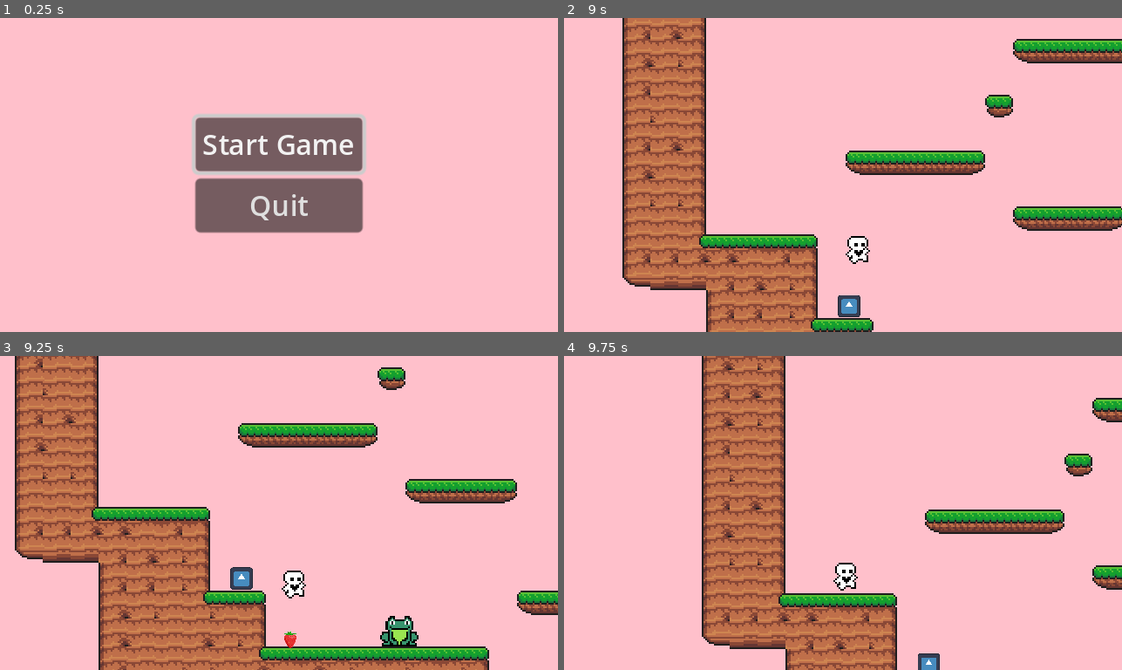
Above: before the commit, frames 1-4 (two rows, left to right).
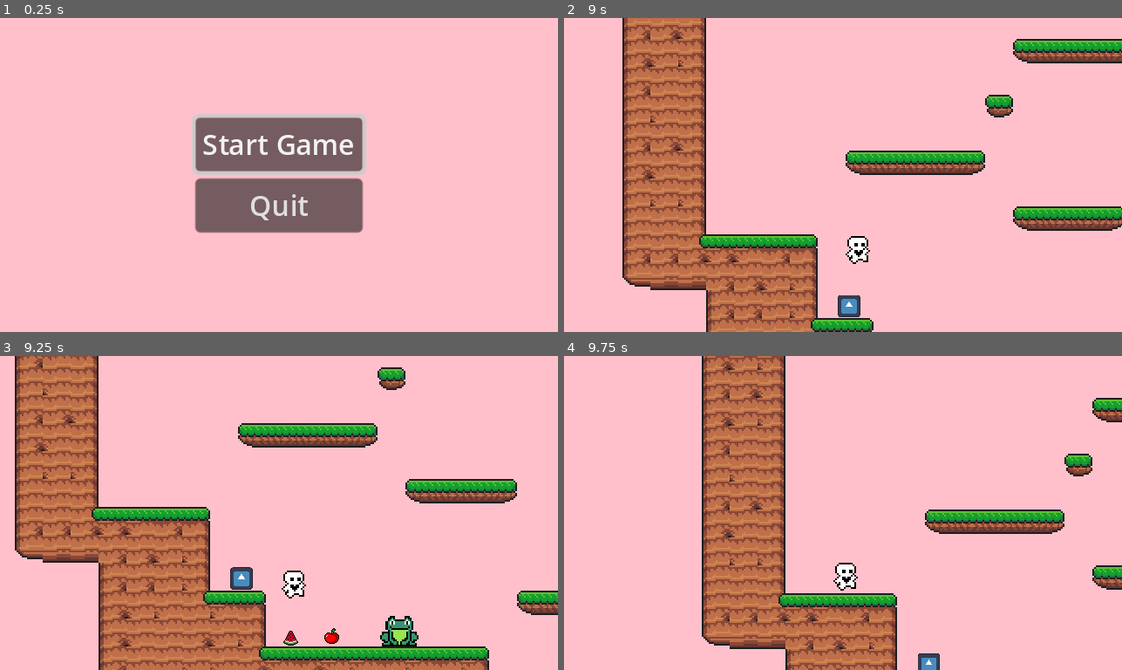
Above: after the commit, the same moments.

Repository: alwong18/AnimalExplorer
Game: Godot game, scene res://Scenes/start_menu.tscn
The game is run twice, just before and just after one commit, with the same random seed, the same clock (stepped at 60 frames per second) and the same inputs. The engine's default icon, where the game draws it, is replaced by a stand-in: a white triangle on a blue panel in a dark square.
Inputs:
- Up to frame 1 (0.25 s): no input
- Up to frame 2 (9 s): click "Start Game" at 0.5 s; hold Right (move_right) 1.28-2.78 s; tap Up (move_up) at 1.52, 2.27, 3.77, 4.52, 5.27, 6.77, 7.52, 8.27 s; hold Left (move_left) 2.78-3.53 s; hold Right (move_right) 3.53-5.03 s; hold Left (move_left) 5.03-5.78 s; hold Right (move_right) 5.78-6.53 s; hold Left (move_left) 6.53-8.03 s; hold Right (move_right) from 8.03 s (still down)
- Up to frame 3 (9.25 s): keep holding Right (move_right)
- Up to frame 4 (9.75 s): keep holding Right (move_right)

Frames 1-2 are identical in both runs. In frame 3, 0.2% of the frame differs, in the area x 50-61%, y 86-94%; in frame 4, nothing differs.

Commit message:
imported current resources

Diff:
--- a/Scenes/level_one.tscn
+++ b/Scenes/level_one.tscn
@@ -1,9 +1,11 @@
-[gd_scene load_steps=5 format=3 uid="uid://7040oaj7p6kp"]
+[gd_scene load_steps=7 format=3 uid="uid://c5iq2wtyen0rd"]
 
 [ext_resource type="PackedScene" uid="uid://k5rl6ostil4q" path="res://Scenes/World.tscn" id="1_7hj86"]
 [ext_resource type="PackedScene" uid="uid://cw6ygm8ak2lp4" path="res://Scenes/level_1_tile_map.tscn" id="2_x3bm2"]
-[ext_resource type="PackedScene" uid="uid://cll5bggptsttw" path="res://berries.tscn" id="3_pbbn2"]
+[ext_resource type="PackedScene" uid="uid://sxvpbxfepvh5" path="res://berries.tscn" id="3_pbbn2"]
 [ext_resource type="PackedScene" uid="uid://ih5icn2d6tff" path="res://key_1.tscn" id="4_sfn3w"]
+[ext_resource type="PackedScene" uid="uid://cgtfxljvg2lt5" path="res://apple.tscn" id="5_jg8ru"]
+[ext_resource type="PackedScene" uid="uid://b5adjukue6psi" path="res://grape.tscn" id="6_vc1c2"]
 
 [node name="LevelOne" instance=ExtResource("1_7hj86")]
 
@@ -18,3 +20,10 @@
 
 [node name="Key1" parent="." index="4" instance=ExtResource("4_sfn3w")]
 position = Vector2(50, 57)
+
+[node name="Apple" parent="." index="5" instance=ExtResource("5_jg8ru")]
+position = Vector2(102, 91)
+
+[node name="Grape" parent="." index="6" instance=ExtResource("6_vc1c2")]
+position = Vector2(230, 124)
+scale = Vector2(0.5, 0.5)
--- /dev/null
+++ b/Scripts/Apple.gd
@@ -0,0 +1,7 @@
+extends Area2D
+
+func _on_body_entered(body):
+	queue_free()
+	var Apple = get_tree().get_nodes_in_group("Apple")
+	if Apple.size() == 0.25:
+		print("Level Completed")
--- /dev/null
+++ b/Scripts/Grape.gd
@@ -0,0 +1,7 @@
+extends Area2D
+
+func _on_body_entered(body):
+	queue_free()
+	var grape = get_tree().get_nodes_in_group("grape")
+	if grape.size() == 0.25:
+		print("Level Completed")
--- /dev/null
+++ b/Scripts/trophy.gd
@@ -0,0 +1,9 @@
+extends Area2D
+
+
+
+func _on_body_entered(body):
+	queue_free()
+	var trophy = get_tree().get_nodes_in_group("trophy")
+	if trophy.size() == 0.25:
+		print("Level Completed")
--- /dev/null
+++ b/apple.tscn
@@ -0,0 +1,23 @@
+[gd_scene load_steps=4 format=3 uid="uid://cgtfxljvg2lt5"]
+
+[ext_resource type="Script" path="res://Scripts/Apple.gd" id="1_4v7nn"]
+[ext_resource type="Texture2D" uid="uid://clyxy2ikw6gp6" path="res://apple.png" id="2_2q1er"]
+
+[sub_resource type="CircleShape2D" id="CircleShape2D_hvq4y"]
+
+[node name="Apple" type="Area2D"]
+scale = Vector2(0.5, 0.5)
+collision_layer = 0
+collision_mask = 2
+script = ExtResource("1_4v7nn")
+
+[node name="Sprite2D" type="Sprite2D" parent="."]
+light_mask = 0
+visibility_layer = 2
+texture = ExtResource("2_2q1er")
+
+[node name="CollisionShape2D" type="CollisionShape2D" parent="."]
+position = Vector2(0, -2)
+shape = SubResource("CircleShape2D_hvq4y")
+
+[connection signal="body_entered" from="." to="." method="_on_body_entered"]
--- a/berries.tscn
+++ b/berries.tscn
@@ -1,22 +1,20 @@
-[gd_scene load_steps=4 format=3 uid="uid://cll5bggptsttw"]
+[gd_scene load_steps=4 format=3 uid="uid://sxvpbxfepvh5"]
 
-[ext_resource type="Script" path="res://berries.gd" id="1_evops"]
-[ext_resource type="Texture2D" uid="uid://ukupcrq1x3f7" path="res://strawberry-pixel-art-png.png" id="1_nqymy"]
+[ext_resource type="Script" path="res://Scripts/berries.gd" id="1_ey1cp"]
+[ext_resource type="Texture2D" uid="uid://dqyohk0ihcbh3" path="res://watermelon.png" id="2_e82ms"]
 
 [sub_resource type="CircleShape2D" id="CircleShape2D_bc6pa"]
 
 [node name="Berries" type="Area2D" groups=["Berries"]]
-scale = Vector2(0.25, 0.25)
+scale = Vector2(0.5, 0.5)
 collision_layer = 0
 collision_mask = 2
-script = ExtResource("1_evops")
+script = ExtResource("1_ey1cp")
 
 [node name="Sprite2D" type="Sprite2D" parent="."]
-scale = Vector2(0.1, 0.1)
-texture = ExtResource("1_nqymy")
+texture = ExtResource("2_e82ms")
 
 [node name="CollisionShape2D" type="CollisionShape2D" parent="."]
-scale = Vector2(2, 2)
 shape = SubResource("CircleShape2D_bc6pa")
 
 [connection signal="body_entered" from="." to="." method="_on_body_entered"]
--- /dev/null
+++ b/crown.gd
@@ -0,0 +1,8 @@
+extends Area2D
+
+
+func _on_body_entered(body):
+	queue_free()
+	var crown = get_tree().get_nodes_in_group("crown")
+	if crown.size() == 0.25:
+		print("Level Completed")
--- /dev/null
+++ b/crown.tscn
@@ -0,0 +1,22 @@
+[gd_scene load_steps=4 format=3 uid="uid://b2hgiy2wj8ro3"]
+
+[ext_resource type="Script" path="res://crown.gd" id="1_qf1b0"]
+[ext_resource type="Texture2D" uid="uid://bbe7m8fthnqq2" path="res://crown.png" id="2_uvsn8"]
+
+[sub_resource type="RectangleShape2D" id="RectangleShape2D_551iq"]
+size = Vector2(28, 31)
+
+[node name="crown" type="Area2D"]
+collision_layer = 0
+collision_mask = 2
+script = ExtResource("1_qf1b0")
+
+[node name="Sprite2D" type="Sprite2D" parent="."]
+position = Vector2(0, -6)
+texture = ExtResource("2_uvsn8")
+
+[node name="CollisionShape2D" type="CollisionShape2D" parent="."]
+position = Vector2(-1, -6.5)
+shape = SubResource("RectangleShape2D_551iq")
+
+[connection signal="body_entered" from="." to="." method="_on_body_entered"]
--- /dev/null
+++ b/grape.tscn
@@ -0,0 +1,22 @@
+[gd_scene load_steps=4 format=3 uid="uid://b5adjukue6psi"]
+
+[ext_resource type="Script" path="res://Scripts/Grape.gd" id="1_2q6av"]
+[ext_resource type="Texture2D" uid="uid://bbs3yrhk3um0m" path="res://grape.png" id="2_2kiay"]
+
+[sub_resource type="CapsuleShape2D" id="CapsuleShape2D_gv7hd"]
+radius = 9.0
+height = 24.0
+
+[node name="Grape" type="Area2D"]
+collision_layer = 0
+collision_mask = 2
+script = ExtResource("1_2q6av")
+
+[node name="Sprite2D" type="Sprite2D" parent="."]
+texture = ExtResource("2_2kiay")
+
+[node name="CollisionShape2D" type="CollisionShape2D" parent="."]
+position = Vector2(0, -3)
+shape = SubResource("CapsuleShape2D_gv7hd")
+
+[connection signal="body_entered" from="." to="." method="_on_body_entered"]
--- a/key_1.tscn
+++ b/key_1.tscn
@@ -1,6 +1,6 @@
 [gd_scene load_steps=4 format=3 uid="uid://ih5icn2d6tff"]
 
-[ext_resource type="Script" path="res://Key1.gd" id="1_ebbmm"]
+[ext_resource type="Script" path="res://Scripts/Key1.gd" id="1_ebbmm"]
 [ext_resource type="Texture2D" uid="uid://k1pyxw5c65iq" path="res://icon.svg" id="2_e4mor"]
 
 [sub_resource type="RectangleShape2D" id="RectangleShape2D_ci006"]
--- /dev/null
+++ b/trophy.tscn
@@ -0,0 +1,20 @@
+[gd_scene load_steps=4 format=3 uid="uid://brrge7wiwsgsj"]
+
+[ext_resource type="Script" path="res://Scripts/trophy.gd" id="1_l7ngq"]
+[ext_resource type="Texture2D" uid="uid://cd7jo34polcd6" path="res://trophy.png" id="2_krc0r"]
+
+[sub_resource type="CircleShape2D" id="CircleShape2D_g71dd"]
+radius = 16.0312
+
+[node name="trophy" type="Area2D"]
+collision_layer = 0
+collision_mask = 2
+script = ExtResource("1_l7ngq")
+
+[node name="Sprite2D" type="Sprite2D" parent="."]
+texture = ExtResource("2_krc0r")
+
+[node name="CollisionShape2D" type="CollisionShape2D" parent="."]
+shape = SubResource("CircleShape2D_g71dd")
+
+[connection signal="body_entered" from="." to="." method="_on_body_entered"]
Not shown: 1 places in Scenes/level_2_tile_map.tscn that only renumber resources
Renamed: Key1.gd -> Scripts/Key1.gd
Renamed: berries.gd -> Scripts/berries.gd
Binary file added: apple.aseprite
Binary file added: apple.png
Not shown, added: apple.png.import
Binary file added: berries.gif
Binary file added: crown.aseprite
Binary file added: crown.png
Not shown, added: crown.png.import
Binary file added: grape.png
Not shown, changed: grape.png.import
(and 5 more such lines)
